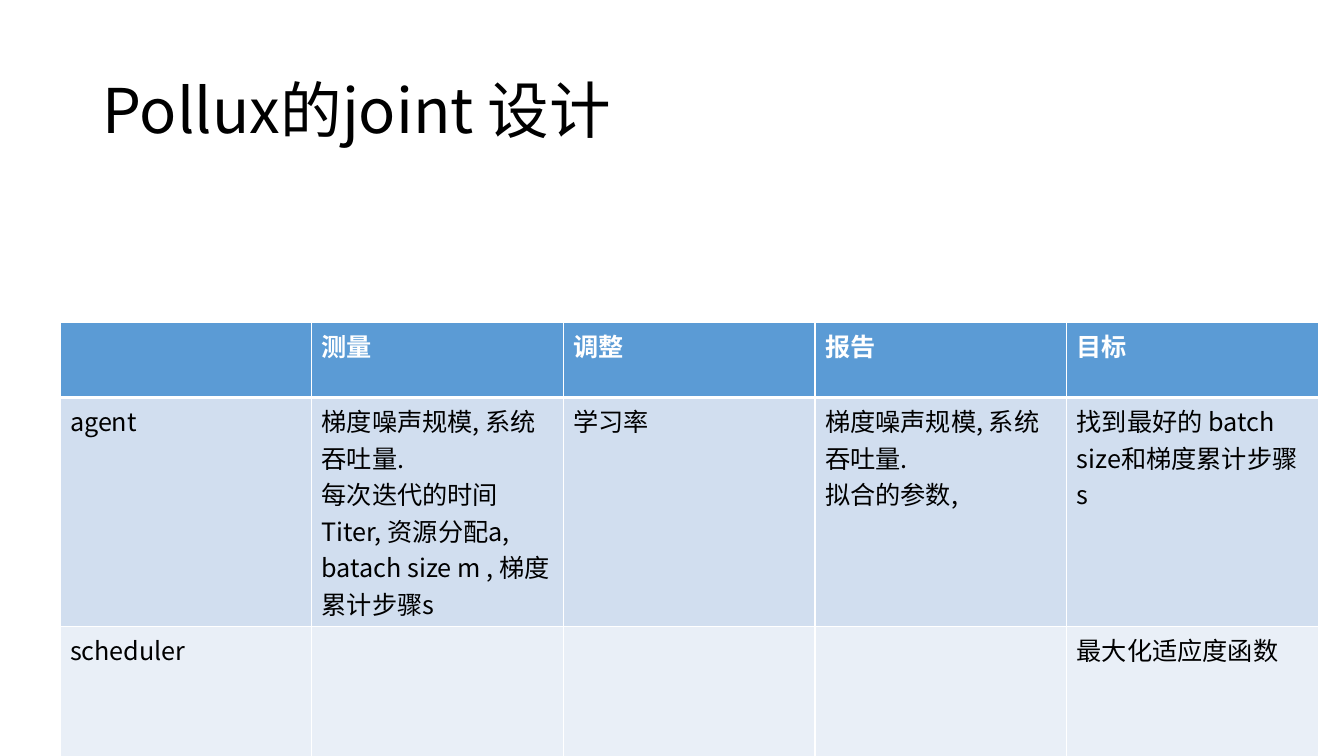
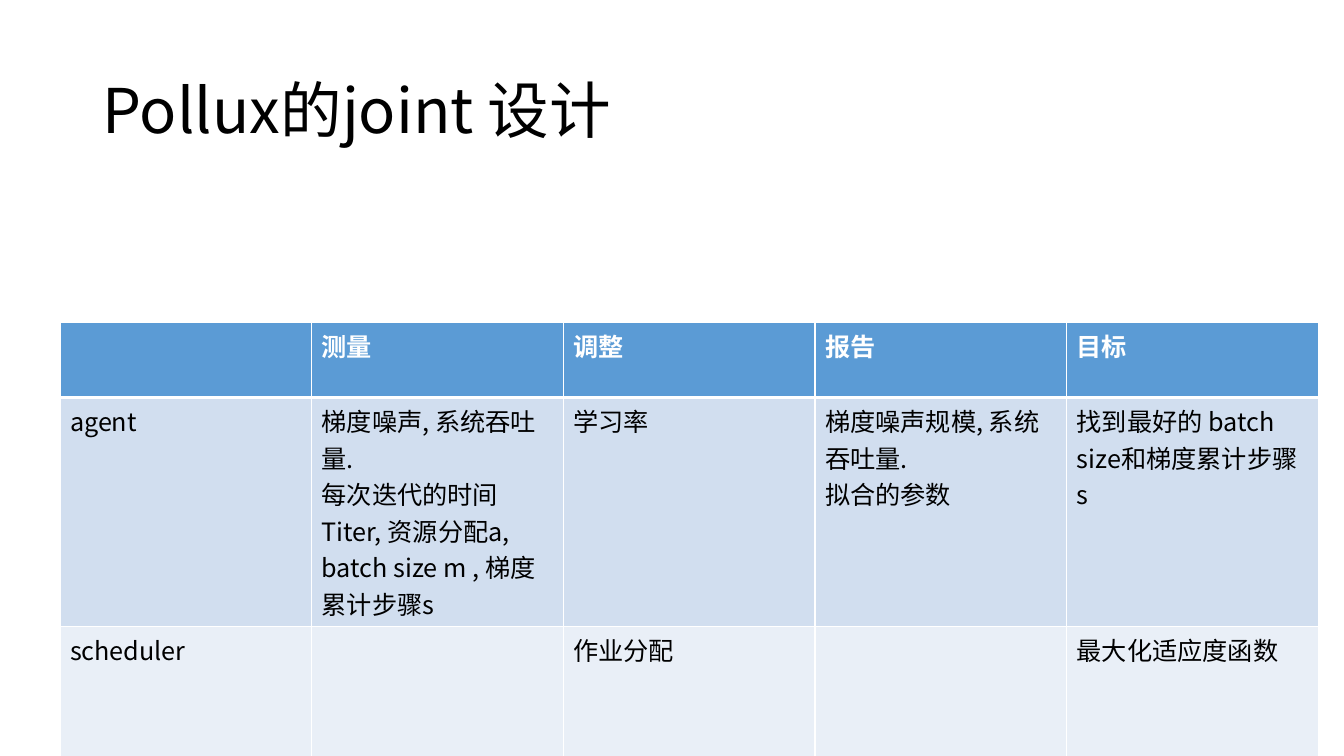
Before and after one commit to LukeLIN-web/distrubuted-ML-system, a slide deck: slide 7 of week report/8.18 report.pptx. Drawn at 1344x756 pixels with LibreOffice and Linux fonts; fonts in the diff are those of the drawing. Boxes give left, top, right and bottom in pixels: in the first picture for what was removed or moved away, otherwise in the second. Text is boxed around its words. In the diff, an @@ line names an element or a change of style, - is before the commit and + after.

```diff
--- a/week report/8.18 report.pptx
+++ b/week report/8.18 report.pptx
@@ table at [59, 323, 1320, 726] @@
-row 2, column 2: 梯度噪声规模, 系统吞吐量. / 每次迭代的时间Titer, 资源分配a, batach size m , 梯度累计步骤s
+row 2, column 2: 梯度噪声, 系统吞吐量. / 每次迭代的时间Titer, 资源分配a, batch size m , 梯度累计步骤s
-row 2, column 4: 梯度噪声规模, 系统吞吐量. / 拟合的参数,
+row 2, column 4: 梯度噪声规模, 系统吞吐量. / 拟合的参数
-row 3, column 3: 
+row 3, column 3: 作业分配
```
Also in this commit, not shown: 3 other slides changed, 1 slide added, 2 slides removed, 4 other files.
